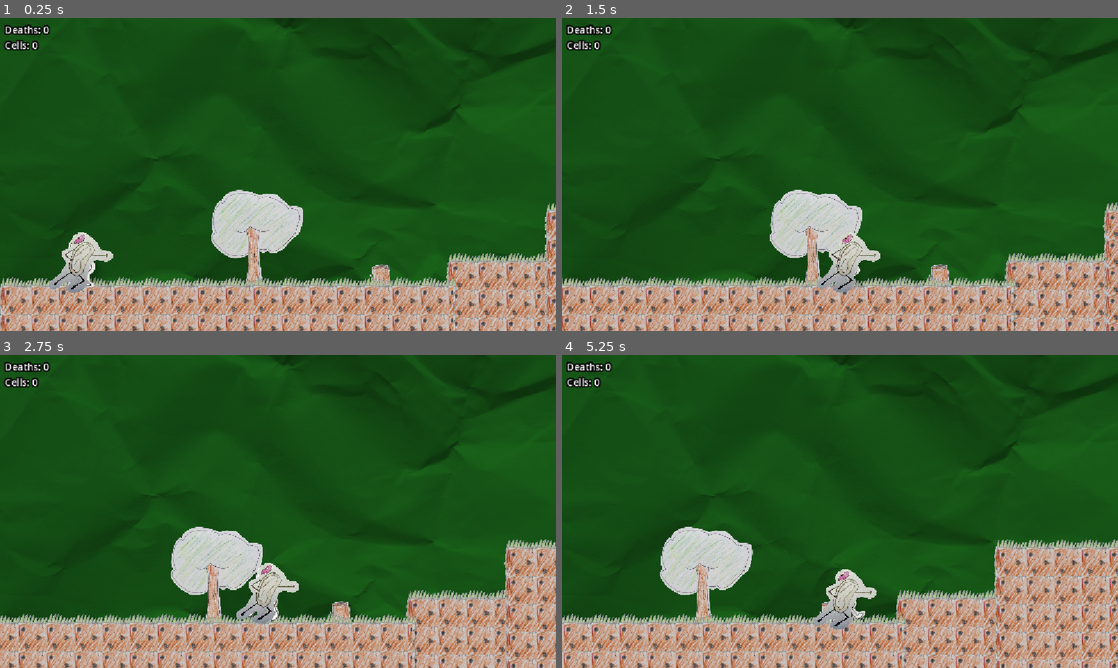
Above: before the commit, frames 1-4 (two rows, left to right).
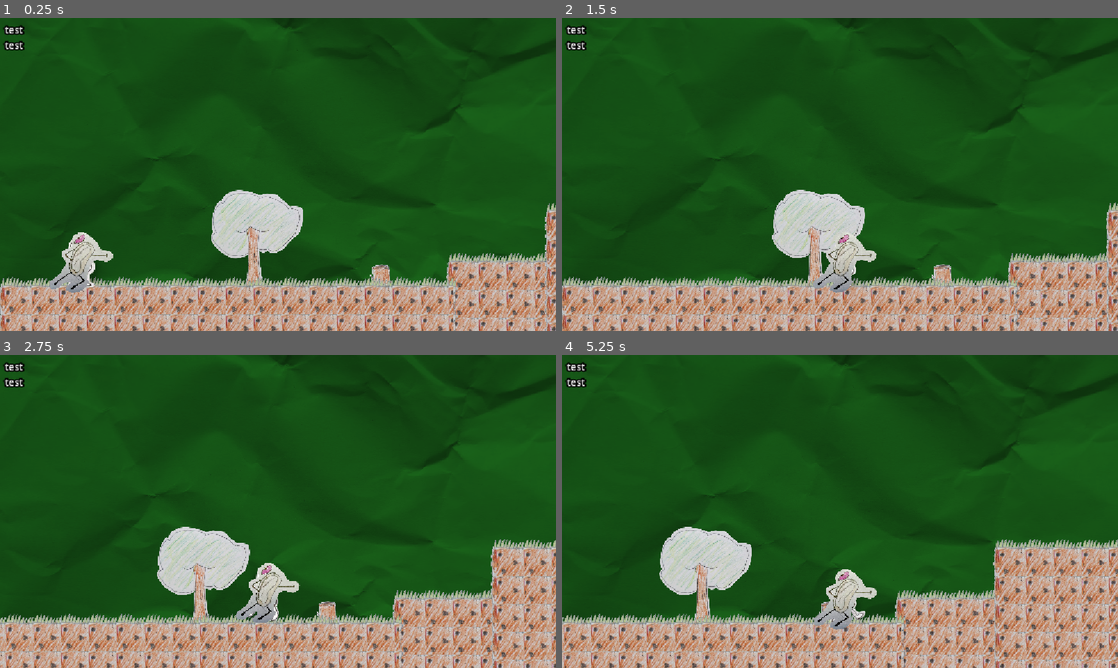
Above: after the commit, the same moments.

Repository: lmg-abe/runny-nose
Game: Godot game, scene res://area_1.tscn
The game is run twice, just before and just after one commit, with the same random seed, the same clock (stepped at 60 frames per second) and the same inputs. The engine's default icon, where the game draws it, is replaced by a stand-in: a white triangle on a blue panel in a dark square.
Inputs:
- Up to frame 1 (0.25 s): no input
- Up to frame 2 (1.5 s): hold D (move_right) from 0.53 s (still down); tap 3 (dash) at 0.6 s; tap Space (jump) at 0.77 s; tap 2 (pick_up) at 1.35 s
- Up to frame 3 (2.75 s): tap Space (jump) at 1.52 s; release D (move_right) at 2.03 s; hold A (move_left) from 2.03 s (still down); tap 1 (sneeze) at 2.1 s
- Up to frame 4 (5.25 s): release A (move_left) at 2.78 s; hold D (move_right) 2.78-4.28 s; tap 3 (dash) at 2.85, 5.1 s; tap Space (jump) at 3.02, 3.77, 4.52 s; tap 2 (pick_up) at 3.6 s; hold A (move_left) 4.28-5.03 s; tap 1 (sneeze) at 4.35 s; hold D (move_right) from 5.03 s (still down)

The runs differ from the first frame. In frame 1, 0.3% of the frame differs, in the area x 0-9%, y 2-11%; in frame 2, 14%; in frame 3, 18%, in the area x 0-100%, y 2-100%; in frame 4, 11%.
Error after the commit: Parse Error: Variable "got_hand" has the same name as a previously declared variable. (res://global.gd:12)

Commit message:
update global for npcs

Diff:
--- a/global.gd
+++ b/global.gd
@@ -4,6 +4,10 @@
 var collectables : int = 0
 
 signal died
+
+var got_hand : bool = false
+var got_ear : bool = false
+
 
 var got_hand : bool = false
 var got_ear : bool = false
